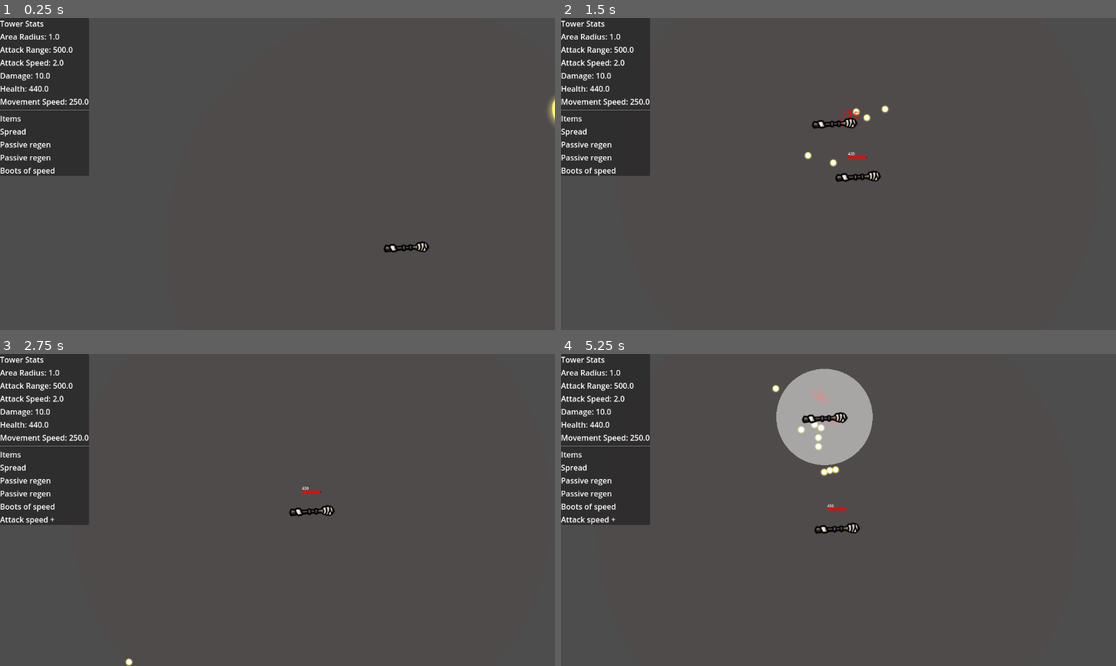
Above: before the commit, frames 1-4 (two rows, left to right).
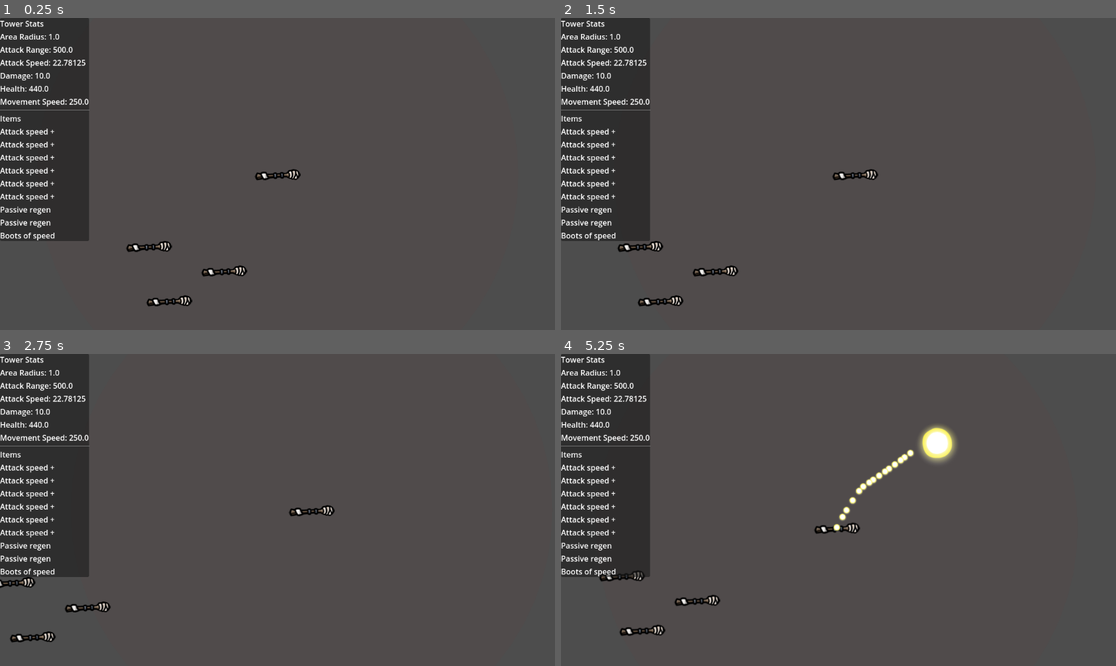
Above: after the commit, the same moments.

Repository: NathanAY/Broriskoftarainto
Game: Godot game, scene res://Scenes/Main.tscn
Two runs of this game, one before a commit and one after it. Both use one fixed random seed, a clock stepped at 60 frames per second and the inputs below.
Inputs (mouse positions are in pixels of both pictures, inside the frame that each line leads up to):
- Up to frame 1 (0.25 s): no input
- Up to frame 2 (1.5 s): move the mouse to (960, 158) at 0.52 s; hold Right (ui_right) 0.53-1.25 s; click (960, 158) at 0.67 s; drag from (727, 189) to (855, 133) at 1.27 s
- Up to frame 3 (2.75 s): move the mouse to (255, 456) at 2.02 s; hold Right (ui_right) from 2.03 s (still down); click (255, 456) at 2.17 s
- Up to frame 4 (5.25 s): release Right (ui_right) at 2.75 s; drag from (810, 572) to (672, 463) at 2.77 s; move the mouse to (1005, 556) at 3.52 s; hold Left (ui_left) 3.53-4.25 s; drag from (672, 463) to (755, 432) at 4.27 s; move the mouse to (866, 510) at 5.02 s; hold Down (ui_down) from 5.03 s (still down); click (866, 510) at 5.17 s

The runs differ from the first frame. In frame 1, 4.6% of the frame differs, in the area x 0-100%, y 13-93%; in frame 2, 4.8%; in frame 3, 3.6%; in frame 4, 8.8%, in the area x 0-72%, y 4-91%.

Commit message:
Add different weapon types

Diff:
--- /dev/null
+++ b/Resources/weapons/Knife.tres
@@ -0,0 +1,14 @@
+[gd_resource type="Resource" script_class="MeleeWeapon" load_steps=2 format=3 uid="uid://cl8on386uk6rp"]
+
+[ext_resource type="Script" uid="uid://btqm0gae3kpiu" path="res://Systems/weapon/melee_weapon.gd" id="1_363sm"]
+
+[resource]
+script = ExtResource("1_363sm")
+radius = 80.0
+name = "Knife"
+description = "Knife"
+base_attack_speed = 1.0
+base_damage = 5.0
+range = 400.0
+modifiers = {}
+metadata/_custom_type_script = "uid://2vl1rp4agc1u"
--- a/Resources/weapons/Pistol.tres
+++ b/Resources/weapons/Pistol.tres
@@ -1,14 +1,13 @@
-[gd_resource type="Resource" script_class="Weapon" load_steps=3 format=3 uid="uid://0kk7tflomdcg"]
+[gd_resource type="Resource" script_class="PistolWeapon" load_steps=3 format=3 uid="uid://0kk7tflomdcg"]
 
 [ext_resource type="PackedScene" uid="uid://bbj577efimtbf" path="res://Scenes/Projectile.tscn" id="1_120iq"]
-[ext_resource type="Script" uid="uid://2vl1rp4agc1u" path="res://Systems/weapon/Weapon.gd" id="1_yx5y6"]
+[ext_resource type="Script" uid="uid://c86g5wtgphef8" path="res://Systems/weapon/pistol_weapon.gd" id="1_yx5y6"]
 
 [resource]
 script = ExtResource("1_yx5y6")
+projectile_scene = ExtResource("1_120iq")
 name = "fgh"
 description = "fdh"
-projectile_scene = ExtResource("1_120iq")
-modifiers = {}
 base_attack_speed = 1.0
 base_damage = 5.0
 range = 400.0
--- /dev/null
+++ b/Resources/weapons/Shotgun.tres
@@ -0,0 +1,17 @@
+[gd_resource type="Resource" script_class="ShotgunWeapon" load_steps=3 format=3 uid="uid://fov62q3eb6q7"]
+
+[ext_resource type="PackedScene" uid="uid://bbj577efimtbf" path="res://Scenes/Projectile.tscn" id="1_hd58x"]
+[ext_resource type="Script" uid="uid://prg5uja0tmq4" path="res://Systems/weapon/shotgun_weapon.gd" id="1_st5ot"]
+
+[resource]
+script = ExtResource("1_st5ot")
+projectile_scene = ExtResource("1_hd58x")
+pellet_count = 5
+spread_angle = 15.0
+name = "Shotgun"
+description = "Shotgun"
+base_attack_speed = 1.0
+base_damage = 5.0
+range = 400.0
+modifiers = {}
+metadata/_custom_type_script = "uid://2vl1rp4agc1u"
--- a/Scenes/Main.tscn
+++ b/Scenes/Main.tscn
@@ -11,6 +11,7 @@
 [ext_resource type="Resource" uid="uid://mlfohgnnpkph" path="res://Resources/items/ExplosiveShot.tres" id="7_frkhe"]
 [ext_resource type="Resource" uid="uid://c2yumr1hjjhqh" path="res://Resources/items/PlusDamageItem.tres" id="8_frkhe"]
 [ext_resource type="Resource" uid="uid://da17oo3ywqp6d" path="res://Resources/items/SpreadShot.tres" id="9_1p5hy"]
+[ext_resource type="PackedScene" uid="uid://co2jv4mljj5j0" path="res://Systems/Items/ItemPickup.tscn" id="12_frkhe"]
 [ext_resource type="Script" uid="uid://jpi1pvx6vsir" path="res://Scripts/camera_2d.gd" id="12_grg3l"]
 
 [node name="Main" type="Node2D"]
@@ -34,6 +35,18 @@
 script = ExtResource("12_grg3l")
 target = NodePath("../Tower")
 
+[node name="ItemPickup" parent="." instance=ExtResource("12_frkhe")]
+position = Vector2(-267, 149)
+item = ExtResource("5_4kpch")
+
+[node name="ItemPickup2" parent="." instance=ExtResource("12_frkhe")]
+position = Vector2(-111, 200)
+item = ExtResource("5_4kpch")
+
+[node name="ItemPickup3" parent="." instance=ExtResource("12_frkhe")]
+position = Vector2(-225, 262)
+item = ExtResource("5_4kpch")
+
 [node name="CanvasLayer" type="CanvasLayer" parent="."]
 
 [node name="TowerUi" parent="CanvasLayer" node_paths=PackedStringArray("tower") instance=ExtResource("6_v1gob")]
--- a/Scenes/Tower.tscn
+++ b/Scenes/Tower.tscn
@@ -31,7 +31,8 @@
 
 [node name="EventManager" parent="." instance=ExtResource("5_il7y0")]
 
-[node name="Stats" parent="." instance=ExtResource("8_7ibl6")]
+[node name="Stats" parent="." node_paths=PackedStringArray("event_manager") instance=ExtResource("8_7ibl6")]
+event_manager = NodePath("../EventManager")
 stats = {
 "area_radius": 1.0,
 "attack_range": 500.0,
--- a/Scripts/Enemy.gd
+++ b/Scripts/Enemy.gd
@@ -13,7 +13,8 @@
 func _ready():
     add_to_group("enemies")  # Add enemy to a group
     add_to_group("damageable")
-    $WeaponHolder.add_weapon(load("res://Resources/weapons/Pistol.tres"))
+    #$WeaponHolder.add_weapon(load("res://Resources/weapons/Pistol.tres"))
+    #$WeaponHolder.add_weapon(load("res://Resources/weapons/Knife.tres"))
     #$WeaponHolder.add_weapon(load("res://Resources/weapons/Pistol.tres"))
     item_holder.add_item(load("res://Resources/items/BootsOfSpeed.tres"))
 
--- a/Scripts/MainScene.gd
+++ b/Scripts/MainScene.gd
@@ -8,7 +8,6 @@
 func _ready():
     # Set the tower position to center
     var screen_size = get_viewport().get_visible_rect().size
-    tower.position = screen_size / 2
 
     # Start spawning enemies
-    spawner.spawn_enemy()
+    #spawner.spawn_enemy()
--- a/Scripts/projectile.gd
+++ b/Scripts/projectile.gd
@@ -1,9 +1,10 @@
 #projectile.gd
 extends Area2D
+class_name Projectile
 
 var base_speed = 300
 var direction = Vector2.ZERO
-@export var damage: float = 0  # now set by the tower
+@export var damage: float = 0
 
 var event_manager = null
 
--- a/Scripts/tower.gd
+++ b/Scripts/tower.gd
@@ -23,11 +23,19 @@
             modifiers.append(c)
     print("Tower: found modifiers:", modifiers)
 
+    #$WeaponHolder.add_weapon(load("res://Resources/weapons/Knife.tres"))
     $WeaponHolder.add_weapon(load("res://Resources/weapons/Pistol.tres"))
+    #$WeaponHolder.add_weapon(load("res://Resources/weapons/Shotgun.tres"))
+    $ItemHolder.add_item(load("res://Resources/items/AttackSpeedItem.tres"))
+    $ItemHolder.add_item(load("res://Resources/items/AttackSpeedItem.tres"))
+    $ItemHolder.add_item(load("res://Resources/items/AttackSpeedItem.tres"))
+    $ItemHolder.add_item(load("res://Resources/items/AttackSpeedItem.tres"))
+    $ItemHolder.add_item(load("res://Resources/items/AttackSpeedItem.tres"))
+    $ItemHolder.add_item(load("res://Resources/items/AttackSpeedItem.tres"))
     #$ItemHolder.add_item(load("res://Resources/items/AttackSpeedItem.tres"))
     #$ItemHolder.add_item(load("res://Resources/items/AttackSpeedItem.tres"))
     #$ItemHolder.add_item(load("res://Resources/items/AttackSpeedItem.tres"))
-    $ItemHolder.add_item(load("res://Resources/items/SpreadShot.tres"))
+    #$ItemHolder.add_item(load("res://Resources/items/SpreadShot.tres"))
     #$ItemHolder.add_item(load("res://Resources/items/ChainProjectile.tres"))
     $ItemHolder.add_item(load("res://Resources/items/RegenPassive.tres"))
     $ItemHolder.add_item(load("res://Resources/items/RegenPassive.tres"))
--- a/Systems/Items/Item.gd
+++ b/Systems/Items/Item.gd
@@ -10,9 +10,10 @@
 func apply_to(holder: Node) -> void:
     if not holder:
         return
-    var stats_node = holder.get_node_or_null("Stats")
+    var stats_node: Stats = holder.get_node_or_null("Stats")
     if stats_node and modifiers:
         stats_node.add_modifier(modifiers)
+
 
 # Remove modifiers
 func remove_from(holder: Node) -> void:
--- a/Systems/stats.gd
+++ b/Systems/stats.gd
@@ -39,6 +39,8 @@
         var final_value = get_stat(stat_name)
         if event_manager:
             event_manager.emit_event("on_stat_changes", [{"stat_name" :stat_name, "final_value": final_value}])
+        else:
+            print("Stats: No event manager")
 
 func remove_modifier(mod: Dictionary):
     modifiers.erase(mod)
--- /dev/null
+++ b/Systems/weapon/BaseWeapon.gd
@@ -0,0 +1,28 @@
+# res://scripts/weapons/base_weapon.gd
+extends Resource
+class_name BaseWeapon
+
+@export var name: String
+@export var description: String
+@export var base_attack_speed: float = 1.0
+@export var base_damage: float = 5.0
+@export var range: float = 400.0
+@export var modifiers: Dictionary = {}
+
+var holder_ref: WeakRef
+var event_manager: Node
+
+func apply_to(holder: Node) -> void:
+    holder_ref = weakref(holder)
+    event_manager = holder.get_node_or_null("EventManager")
+
+func remove_from(holder: Node) -> void:
+    holder_ref = null
+    event_manager = null
+
+func get_holder() -> Node:
+    return holder_ref.get_ref() if holder_ref and holder_ref.get_ref() else null
+
+# abstract: subclasses override this
+func try_shoot(target: Node) -> void:
+    push_warning("BaseWeapon: try_shoot not implemented for %s" % name)
--- /dev/null
+++ b/Systems/weapon/BaseWeapon.tscn
@@ -0,0 +1,6 @@
+[gd_scene load_steps=2 format=3 uid="uid://jewek56umngk"]
+
+[ext_resource type="Script" uid="uid://2vl1rp4agc1u" path="res://Systems/weapon/BaseWeapon.gd" id="1_xd1rv"]
+
+[node name="Weapon" type="Node"]
+script = ExtResource("1_xd1rv")
--- a/Systems/weapon/Weapon.gd
+++ /dev/null
@@ -1,68 +0,0 @@
-# res://scripts/Weapon.gd
-extends Resource
-class_name Weapon
-
-@export var name: String
-@export var description: String
-@export var projectile_scene: PackedScene
-@export var modifiers: Dictionary = {}
-@export var base_attack_speed: float = 1.0
-@export var base_damage: float = 5.0
-@export var range: float = 400.0
-
-var holder_ref: WeakRef = null
-var event_manager: Node = null
-
-func apply_to(holder_node: Node) -> void:
-    holder_ref = weakref(holder_node)
-    event_manager = holder_node.get_node_or_null("EventManager")
-    var stats = holder_node.get_node_or_null("Stats")
-    if stats and modifiers:
-        stats.add_modifier(modifiers)
-
-func remove_from(holder_node: Node) -> void:
-    var stats = holder_node.get_node_or_null("Stats")
-    if stats and modifiers:
-        stats.remove_modifier(modifiers)
-    holder_ref = null
-    event_manager = null
-
-func get_holder() -> Node:
-    if holder_ref and holder_ref.get_ref():
-        return holder_ref.get_ref()
-    return null
-
-func try_shoot(target: Node) -> void:
-    var holder = get_holder()
-    if holder == null:
-        push_warning("Weapon %s has no valid holder (maybe freed)" % name)
-        return
-
-    #print("Weapon ", name, " shooting from", holder.name, "at", target.name)
-
-    if projectile_scene == null:
-        push_warning("Weapon %s has no projectile_scene" % name)
-        return
-
-    var stats = holder.get_node_or_null("Stats")
-    if stats == null:
-        return
-
-    var projectile = projectile_scene.instantiate()
-    projectile.global_position = holder.global_position
-
-    var direction = (target.global_position - holder.global_position).normalized()
-    if projectile.has_method("attachEventManager") and event_manager:
-        projectile.attachEventManager(event_manager)
-    else:
-        print("Weapon.gd: Not event manager")
-    if projectile.has_method("set_direction"):
-        projectile.set_direction(direction)
-    if projectile.has_method("set_ignore_groups"):
-        projectile.set_ignore_groups(holder.get_groups().filter(func(g): return g != "damageable"))
-    projectile.damage = stats.get_stat("damage") + base_damage
-
-    holder.get_tree().current_scene.add_child(projectile)
-
-    if event_manager:
-        event_manager.emit_event("on_attack", [{"projectile": projectile, "weapon": self}])
--- a/Systems/weapon/Weapon.tscn
+++ /dev/null
@@ -1,6 +0,0 @@
-[gd_scene load_steps=2 format=3 uid="uid://jewek56umngk"]
-
-[ext_resource type="Script" uid="uid://2vl1rp4agc1u" path="res://Systems/weapon/Weapon.gd" id="1_npawo"]
-
-[node name="Weapon" type="Node"]
-script = ExtResource("1_npawo")
--- /dev/null
+++ b/Systems/weapon/laser_weapon.gd
@@ -0,0 +1,16 @@
+# res://scripts/weapons/LaserWeapon.gd
+extends BaseWeapon
+class_name LaserWeapon
+
+@export var laser_scene: PackedScene  # could be a Line2D or Area2D scene
+
+func try_shoot(target: Node) -> void:
+    var holder = get_holder()
+    if not holder or not laser_scene: return
+
+    var beam = laser_scene.instantiate()
+    beam.global_position = holder.global_position
+    beam.look_at(target.global_position)
+
+    holder.get_tree().current_scene.add_child(beam)
+    event_manager.emit_event("on_attack", [{"beam": beam, "weapon": self}])
--- /dev/null
+++ b/Systems/weapon/melee_weapon.gd
@@ -0,0 +1,17 @@
+# res://scripts/weapons/MeleeWeapon.gd
+extends BaseWeapon
+class_name MeleeWeapon
+
+@export var radius: float = 80.0
+
+func try_shoot(target: Node) -> void:
+    var holder = get_holder()
+    if not holder: return
+#    TODO: implement
+    for node in holder.get_tree().get_nodes_in_group("damageable"):
+        if node == holder: continue
+        var dist = holder.global_position.distance_to(node.global_position)
+        if dist <= radius:
+            if node.has_node("Health"):
+                node.get_node("Health").take_damage(base_damage)
+                event_manager.emit_event("on_attack", [{"weapon": self}])
--- /dev/null
+++ b/Systems/weapon/pistol_weapon.gd
@@ -0,0 +1,24 @@
+# res://scripts/weapons/PistolWeapon.gd
+extends BaseWeapon
+class_name PistolWeapon
+
+@export var projectile_scene: PackedScene
+
+func try_shoot(target: Node) -> void:
+    var holder = get_holder()
+    if not holder or not projectile_scene: return
+
+    var p: Projectile = projectile_scene.instantiate()
+    p.attachEventManager(event_manager)
+    p.global_position = holder.global_position
+    p.damage = base_damage
+    if p.has_method("set_ignore_groups"):
+        var ignoreGroups = holder.get_groups().filter(func(g): return g != "damageable")
+        p.set_ignore_groups(ignoreGroups)
+    if p.has_method("set_direction"):
+        var dir = (target.global_position - holder.global_position).normalized()
+        p.set_direction(dir)
+
+
+    holder.get_tree().current_scene.add_child(p)
+    event_manager.emit_event("on_attack", [{"projectile": p, "weapon": self}])
--- /dev/null
+++ b/Systems/weapon/shotgun_weapon.gd
@@ -0,0 +1,30 @@
+# res://scripts/weapons/ShotgunWeapon.gd
+extends BaseWeapon
+class_name ShotgunWeapon
+
+@export var projectile_scene: PackedScene
+@export var pellet_count: int = 8
+@export var spread_angle: float = 15.0
+
+func try_shoot(target: Node) -> void:
+    var holder = get_holder()
+    if not holder or not projectile_scene: return
+
+    var dir = (target.global_position - holder.global_position).normalized()
+    for i in range(pellet_count):
+        var angle = deg_to_rad(randf_range(-spread_angle, spread_angle))
+        var rotated = dir.rotated(angle)
+
+        var p: Projectile = projectile_scene.instantiate()
+        p.attachEventManager(event_manager)
+        p.global_position = holder.global_position
+        p.damage = base_damage / pellet_count
+        p.base_speed = randf_range(p.base_speed * 0.9, p.base_speed * 1.1)
+        if p.has_method("set_ignore_groups"):
+            var ignoreGroups = holder.get_groups().filter(func(g): return g != "damageable")
+            p.set_ignore_groups(ignoreGroups)
+        if p.has_method("set_direction"):
+            p.set_direction(rotated)
+
+        holder.get_tree().current_scene.add_child(p)
+        event_manager.emit_event("on_attack", [{"projectile": p, "weapon": self}])
--- a/Systems/weapon/weapon_holder.gd
+++ b/Systems/weapon/weapon_holder.gd
@@ -4,7 +4,7 @@
 @onready var stats: Node = hold_owner.get_node_or_null("Stats")
 @onready var event_manager: Node = hold_owner.get_node_or_null("EventManager")
 
-@export var weapons: Array[Resource] = []   # list of Weapon .tres resources (templates)
+@export var weapons: Array[BaseWeapon] = []   # list of Weapon .tres resources (templates)
 
 # runtime state: map weapon_instance -> Timer
 var weapon_timers: Dictionary = {}   # key: weapon_instance (Resource), value: Timer
@@ -104,7 +104,7 @@
     if stats and stats.has_method("get_stat"):
         owner_speed = stats.get_stat("attack_speed")
     # defend against zero/negative combined speed
-    var combined = owner_speed + base_weapon_speed
+    var combined = owner_speed * base_weapon_speed
     if combined <= 0.001:
         combined = 0.001
     return 1.0 / combined
Not shown: 1 places in Scenes/Main.tscn that only renumber resources
Renamed: Systems/weapon/Weapon.gd.uid -> Systems/weapon/BaseWeapon.gd.uid
Not shown, added: Systems/weapon/laser_weapon.gd.uid
Not shown, added: Systems/weapon/melee_weapon.gd.uid
Not shown, added: Systems/weapon/pistol_weapon.gd.uid
Not shown, added: Systems/weapon/shotgun_weapon.gd.uid
